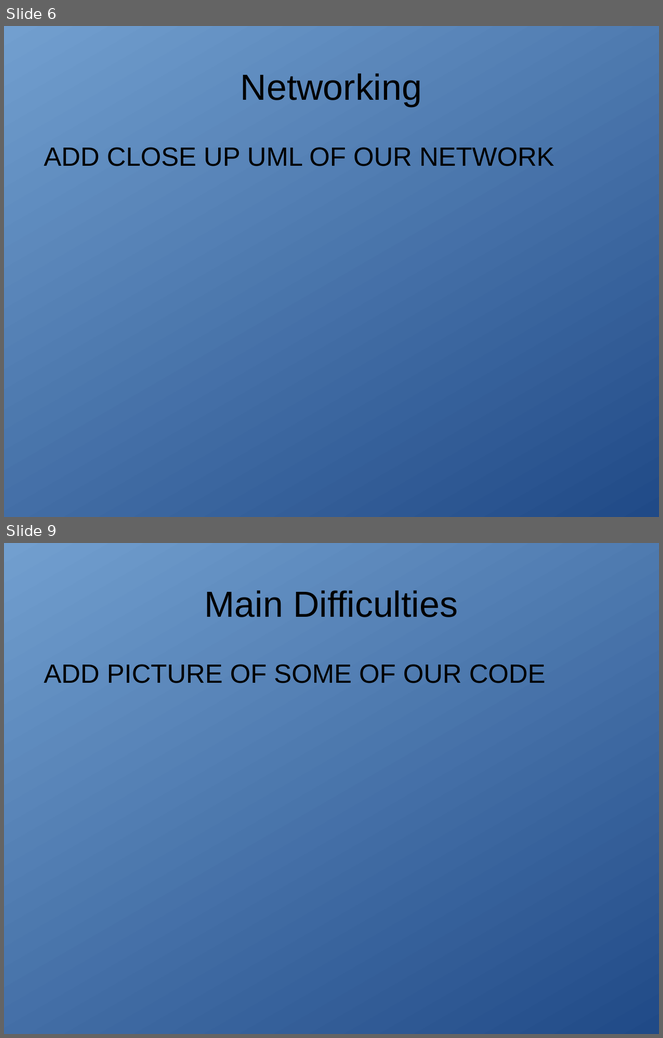
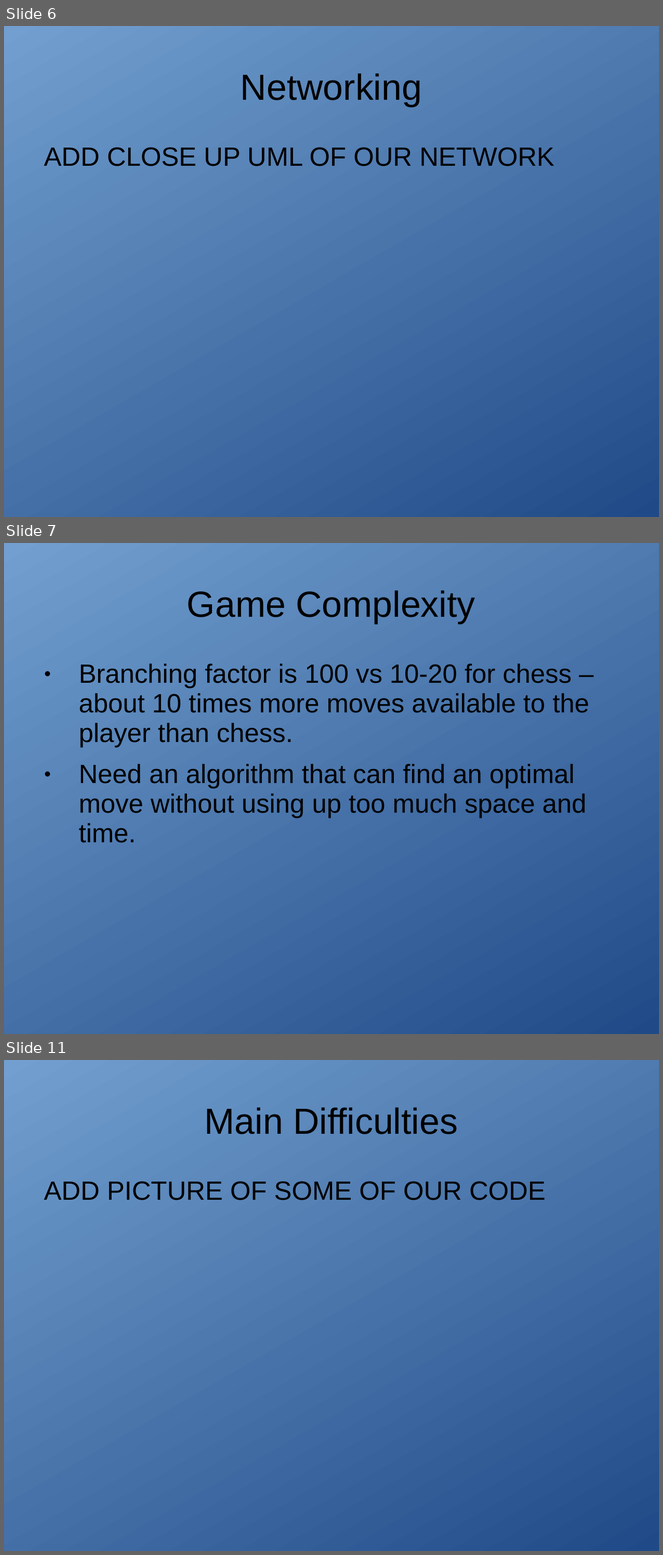
Before and after one commit to bruskajp/Hnefatafl, a slide deck: FinalProject.ppt. Shown one above the other, each under a label of ours: slides 6 and 9 before the commit, slides 6, 7 and 11 after it; the slides between them are not shown. The pictures are 663x1038 and 663x1555 pixels, drawn with LibreOffice and Linux fonts; fonts in the diff are those of the drawing. Boxes give left, top, right and bottom in pixels: in the first picture for what was removed or moved away, otherwise in the second. Text is boxed around its words. In the diff, an @@ line names an element or a change of style, - is before the commit and + after.

```diff
--- a/FinalProject.ppt
+++ b/FinalProject.ppt
@@ slide 7 added at [4,543,659,1034], background gradient #729FCF to #204A87 @@
@@ title added at [187,590,475,624], 44 pt, text #000000 @@
+Game Complexity
@@ text added at [79,664,590,843], 32 pt, text #000000 @@
+● Branching factor is 100 vs 10-20 for chess – about 10 times more moves available to the player than chess.
+● Need an algorithm that can find an optimal move without using up too much space and time.
@@ what was slide 9 is now slide 11 @@
```
Also in this commit, not shown: 2 slides changed, 3 other slides added, 2 slides removed.
